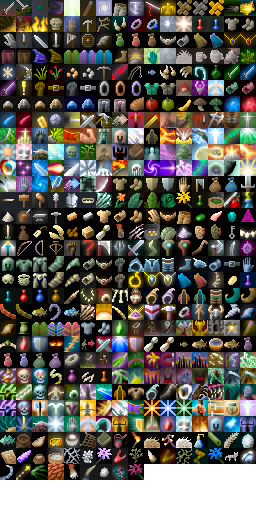
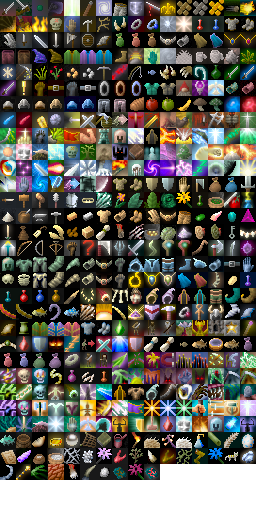
Layers edited between the first and the second 256x512 image:
painted on "Background" over (x1=112, y1=464, x2=160, y2=480)
